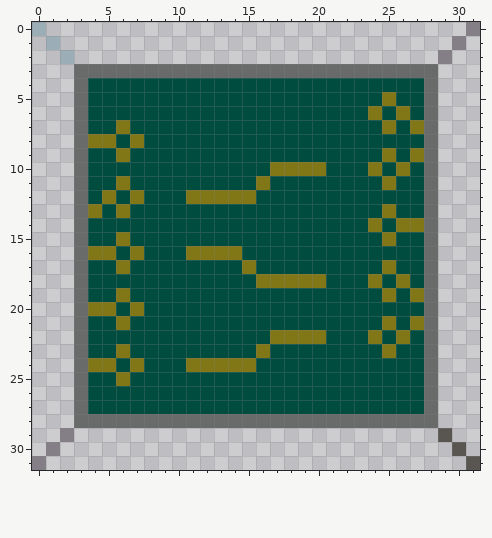
Pixel-art file, stored at RawArt/Art Material/electronic/PCB.aseprite. Above: the version before the commit.
32x32 pixels, 1 frame.
The same view after the edit:
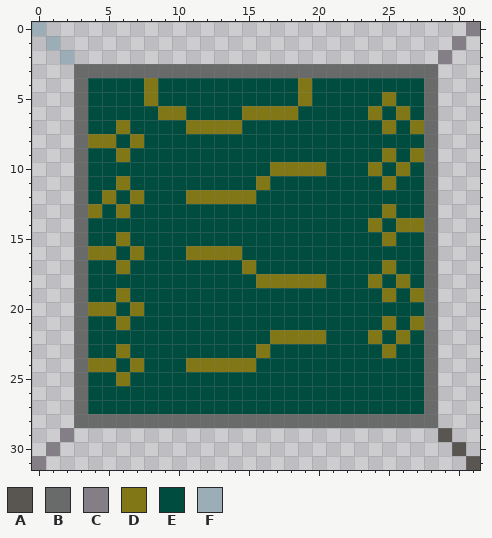
Palette (. is transparent): A #595652  B #696a6a  C #847e87  D #827717  E #004d40  F #9badb7
Log entry: Update electronic core and sides
What changed:
Layer "PCB core":
y 4..5: x 8 E -> D; x 19 E -> D
y 6: x 9..10 EE -> DD; x 15..18 EEEE -> DDDD
y 7: x 11..14 EEEE -> DDDD
